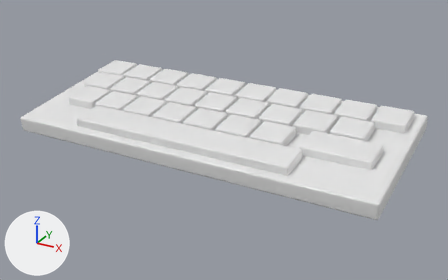
Before and after pictures for a commit that changed the OBJ model ImmortalScrewdriver/Assets/Models/Keyboard.obj.
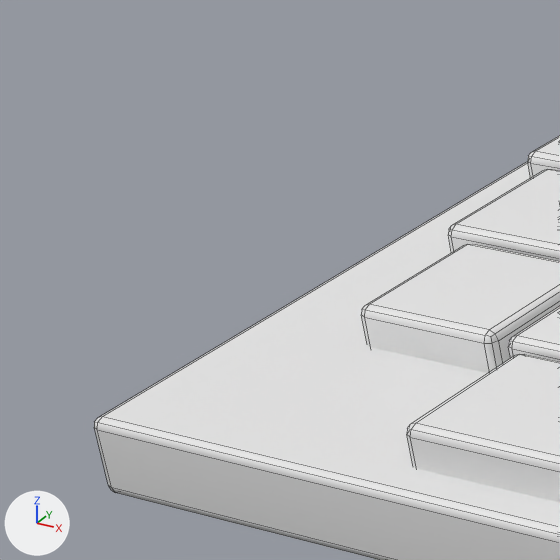
Each version appears first whole from a 50 mm camera at (0.604, -1.057, 0.534) aimed at (0.022, 0.002, 0.005), and next in a close-up on the part from 1% to 23% of the width and 15% to 51% of the height. The lights are fixed; the arrows at lower left show +X, +Y and +Z. The close-ups show mesh edges as thin lines. Where no turn or scale is listed for an object, it has been applied to the vertices.

The first close-up shows 'Keyboard'.
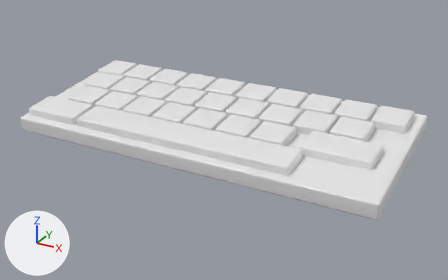
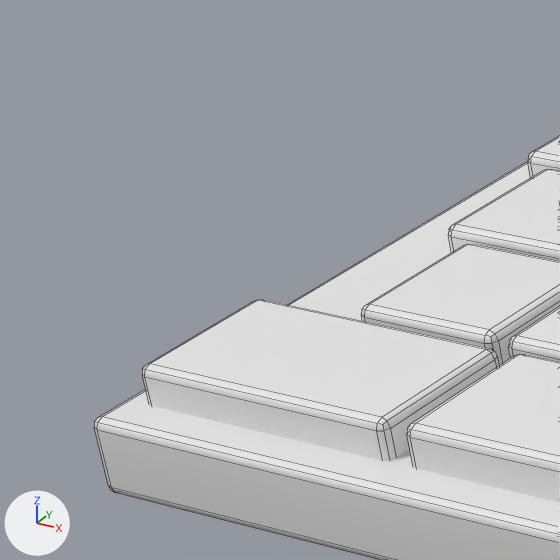
What differs and where, as boxes [x1, y1, x2, y2] in the close-ups (560 x 560 px):
part 1 of me_keyboard, added: after [142, 300, 499, 461]

The edits, one by one:
me_keyboard is used by ob_keyboard; location (0.0, 0.0, 0.0).
me_keyboard had 1736 vertices, 1674 faces and spanned x -0.4..0.4, y -0.161..0.179, z -0.001..0.087.
me_keyboard now has 1792 vertices, 1728 faces and spans x -0.4..0.4, y -0.161..0.179, z -0.001..0.087.
me_keyboard part 1: a new loose piece of 56 vertices spanning x -0.387..-0.261, y -0.145..-0.072, z 0.017..0.06.
